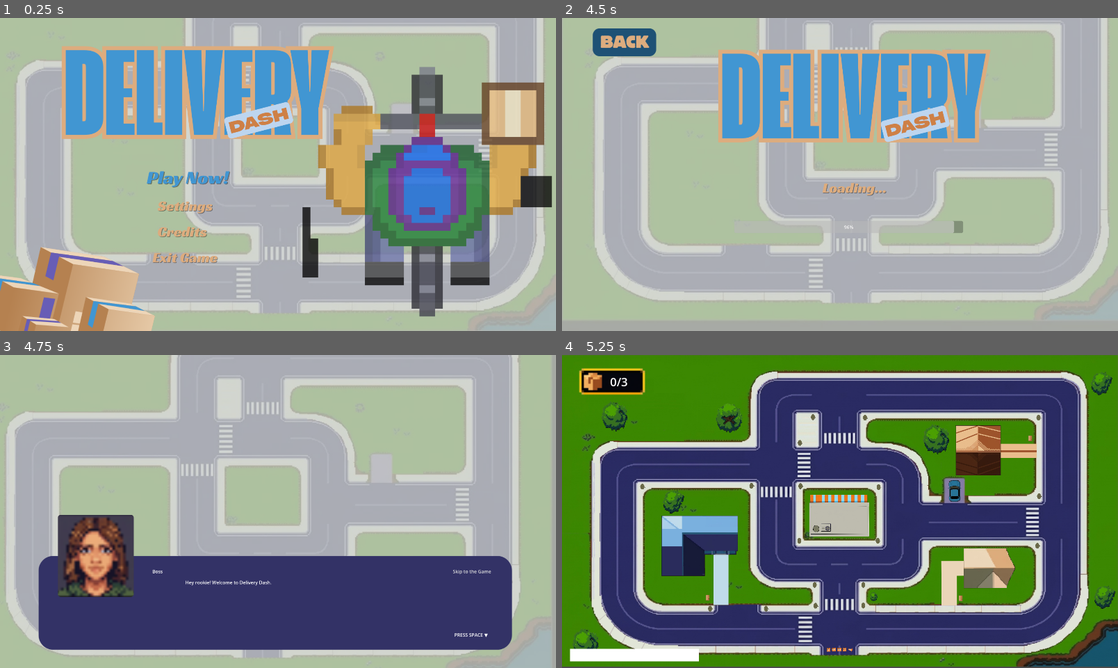
Above: before the commit, frames 1-4 (two rows, left to right).
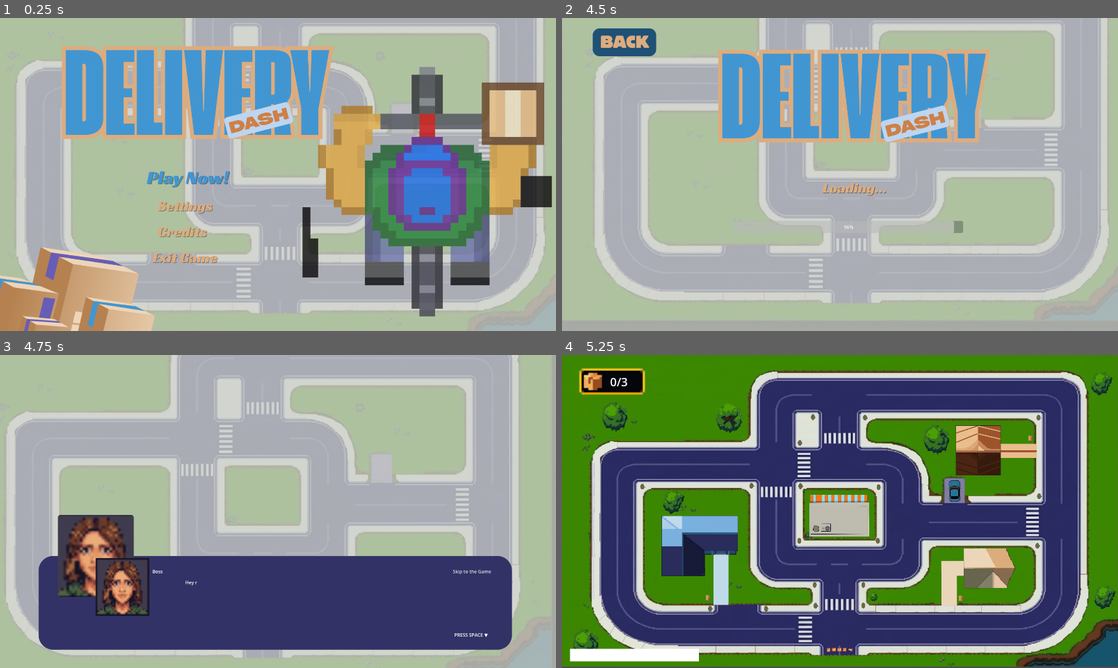
Above: after the commit, the same moments.

Repository: Wynteriall/DELIVERY-DASH
Game: Godot game, scene res://scenes/main_menu.tscn
Two runs of this game, one before a commit and one after it. Both use one fixed random seed, a clock stepped at 60 frames per second and the inputs below.
Inputs (mouse positions are in pixels of both pictures, inside the frame that each line leads up to):
- Up to frame 1 (0.25 s): no input
- Up to frame 2 (4.5 s): click (751, 180) at 0.5 s; click (623, 43) at 1.25 s; click (751, 180) at 2 s; tap Enter (ui_accept) at 2.75, 3.02, 3.05, 3.32, 3.6, 3.77, 4.07 s; move the mouse to (962, 158) at 2.77 s; hold E (interact) 2.78-3.53 s; click (962, 158) at 2.92 s; move the mouse to (728, 190) at 3.52 s; click (728, 190) at 3.67 s; tap E (interact) at 3.8 s; move the mouse to (895, 105) at 4.27 s; hold E (interact) from 4.28 s (still down); click (895, 105) at 4.42 s
- Up to frame 3 (4.75 s): keep holding E (interact); tap Enter (ui_accept) at 4.55 s
- Up to frame 4 (5.25 s): release E (interact) at 5 s; click "Skip to the Game" at 5 s

Frames 1-2 are identical in both runs. In frame 3, 1.7% of the frame differs, in the area x 17-49%, y 64-84%; in frame 4, nothing differs.
Error after the commit: Invalid call. Nonexistent function 'setvalue' in base 'ConfigFile'. (res://Game.gd:66)

Commit message:
Wire Game autoload: navigation via Game.goto_scene, persisted settings, intro per SPEC

Diff:
--- a/Game.gd
+++ b/Game.gd
@@ -68,7 +68,21 @@
 	config.setvalue("settings", "sfx", sfx_volume)
 	config.save("user://settings.cfg")
 
+func set_volume(bus: String, value: float) -> void:
+	match bus:
+		BUS_MASTER:
+			master_volume = value
+		BUS_MUSIC:
+			music_volume = value
+		BUS_SFX:
+			sfx_volume = value
+		_:
+			push_error("Unknown audio bus: %s" % bus)
+			return
+	_apply_audio_volumes()
+	save_settings()
+
 func _apply_audio_volumes() -> void:
-	AudioServer.set_bus_volume(AudioServer.get_bus_index(BUS_MASTER), master_volume)
-	AudioServer.set_bus_volume(AudioServer.get_bus_index(BUS_MUSIC), music_volume)
-	AudioServer.set_bus_volume(AudioServer.get_bus_index(BUS_SFX), sfx_volume)
+	AudioServer.set_bus_volume_db(AudioServer.get_bus_index(BUS_MASTER), linear_to_db(master_volume))
+	AudioServer.set_bus_volume_db(AudioServer.get_bus_index(BUS_MUSIC), linear_to_db(music_volume))
+	AudioServer.set_bus_volume_db(AudioServer.get_bus_index(BUS_SFX), linear_to_db(sfx_volume))
--- a/project.godot
+++ b/project.godot
@@ -14,6 +14,10 @@
 run/main_scene="uid://fmh13lgv56cc"
 config/features=PackedStringArray("4.7", "Forward Plus")
 config/icon="res://icon.svg"
+
+[autoload]
+
+Game="*res://Game.gd"
 
 [audio]
 
--- a/scenes/intro.tscn
+++ b/scenes/intro.tscn
@@ -1,6 +1,7 @@
 [gd_scene format=3 uid="uid://8a3dh3ffa6gu"]
 
 [ext_resource type="Texture2D" uid="uid://b0vxbcjx3xvk8" path="res://art/intro.png" id="1_ioskq"]
+[ext_resource type="Texture2D" uid="uid://35vj6pcbgv7r" path="res://art/boss.png" id="2_boss"]
 [ext_resource type="Script" uid="uid://31ypy2hbc8pc" path="res://scripts/intro.gd" id="1_yjqpq"]
 
 [node name="Intro" type="Control" unique_id=733728090]
@@ -32,6 +33,15 @@
 text = "Skip to the Game"
 flat = true
 
+[node name="Portrait" type="TextureRect" parent="." unique_id=1618816259]
+layout_mode = 0
+offset_left = 330.0
+offset_top = 700.0
+offset_right = 515.0
+offset_bottom = 900.0
+texture = ExtResource("2_boss")
+expand_mode = 1
+
 [node name="NameLabel" type="Label" parent="." unique_id=1538112229]
 layout_mode = 0
 offset_left = 526.0
--- a/scripts/intro.gd
+++ b/scripts/intro.gd
@@ -11,41 +11,57 @@
 ]
 
 var current_line = 0
+var _typing: Tween = null
+
+# Seconds per character for the typewriter effect
+const TYPE_SPEED := 0.03
 
 # Node References
 @onready var name_label = $NameLabel
 @onready var text_label = $TextLabel
 @onready var skip_button = $SkipButton
-@onready var press_space_label = $PressSpaceLabel # <-- NEW LABEL ADDED HERE
-
+@onready var press_space_label = $PressSpaceLabel
 
 func _ready():
 	skip_button.pressed.connect(_on_skip_pressed)
 	update_dialogue()
 
 func _input(event):
-	# 1. Listen for the Escape key (ui_cancel) to skip the whole scene
-	if event.is_action_pressed("ui_cancel"):
+	# Advance with click, E (interact), or Space (ui_accept). ESC is reserved for pause.
+	var advance := false
+	if event is InputEventMouseButton and event.pressed and event.button_index == MOUSE_BUTTON_LEFT:
+		advance = true
+	elif event.is_action_pressed("interact") or event.is_action_pressed("ui_accept"):
+		advance = true
+	if not advance:
+		return
+
+	# First press while typing completes the line; the next one advances
+	if _typing and _typing.is_running():
+		_typing.kill()
+		_typing = null
+		text_label.visible_ratio = 1.0
+		return
+
+	current_line += 1
+	if current_line < dialogue.size():
+		update_dialogue()
+	else:
 		start_game()
-
-	# 2. Listen for the Spacebar (ui_accept) to advance dialogue
-	if event.is_action_pressed("ui_accept"):
-		current_line += 1
-
-		# If there is more dialogue, load the next line
-		if current_line < dialogue.size():
-			update_dialogue()
-		else:
-			# If dialogue is over, go to the game scene
-			start_game()
 
 func update_dialogue():
 	var speaker_name = dialogue[current_line][0]
 	var speaker_text = dialogue[current_line][1]
 
 	name_label.text = speaker_name
+
+	# Typewriter effect
 	text_label.text = speaker_text
-
+	text_label.visible_ratio = 0.0
+	if _typing:
+		_typing.kill()
+	_typing = create_tween()
+	_typing.tween_property(text_label, "visible_ratio", 1.0, speaker_text.length() * TYPE_SPEED)
 
 	# Change the indicator text when the player reaches the final line
 	if current_line == dialogue.size() - 1:
@@ -58,4 +74,4 @@
 
 func start_game():
 	# Assumes your main game scene is saved as game.tscn
-	get_tree().change_scene_to_file("res://scenes/game.tscn")
+	Game.goto_scene("res://scenes/game.tscn")
--- a/scripts/loading_screen.gd
+++ b/scripts/loading_screen.gd
@@ -18,7 +18,7 @@
 	# Stop the timer so it doesn't accidentally change scenes in the background
 	load_timer.stop()
 	# Go back to the main menu (Make sure the spelling is exactly as it is in your FileSystem!)
-	get_tree().change_scene_to_file("res://scenes/main_menu.tscn")
+	Game.goto_scene("res://scenes/main_menu.tscn")
 
 func _on_timer_timeout():
 	# Add 2 to the progress bar every time the timer ticks (every 0.05 seconds)
--- a/scripts/main_menu.gd
+++ b/scripts/main_menu.gd
@@ -3,7 +3,6 @@
 # -- UI Node References --
 @onready var settings_panel = $SettingsPanel
 @onready var credits_panel = $CreditsPanel
-
 # -- Back Buttons --
 @onready var settings_back_btn = $SettingsPanel/SettingsBackButton
 @onready var credits_back_btn = $CreditsPanel/CreditsBackButton
@@ -21,9 +20,6 @@
 @onready var sfx_slider = $SettingsPanel/SfxSlider
 
 # -- Audio Bus Indices --
-var master_bus = AudioServer.get_bus_index("Master")
-var music_bus = AudioServer.get_bus_index("Music")
-var sfx_bus = AudioServer.get_bus_index("SFX")
 
 func _ready():
 	# 1. Connect Main Menu Buttons
@@ -41,15 +37,15 @@
 	music_slider.value_changed.connect(_on_music_value_changed)
 	sfx_slider.value_changed.connect(_on_sfx_value_changed)
 
-	# 4. Set sliders to match current system volume
-	master_slider.value = db_to_linear(AudioServer.get_bus_volume_db(master_bus))
-	music_slider.value = db_to_linear(AudioServer.get_bus_volume_db(music_bus))
-	sfx_slider.value = db_to_linear(AudioServer.get_bus_volume_db(sfx_bus))
+	# 4. Set sliders from persisted settings (Game autoload)
+	master_slider.value = Game.master_volume
+	music_slider.value = Game.music_volume
+	sfx_slider.value = Game.sfx_volume
 
 # --- BUTTON FUNCTIONS ---
 
 func _on_play_pressed():
-	get_tree().change_scene_to_file("res://scenes/loading_screen.tscn")
+	Game.goto_scene("res://scenes/loading_screen.tscn")
 
 func _on_settings_pressed():
 	settings_panel.visible = true
@@ -67,13 +63,13 @@
 	credits_panel.visible = false
 
 # --- SLIDER FUNCTIONS ---
-# linear_to_db converts the 0.0-1.0 slider value into decibels for Godot's audio engine
+# linear_to_db conversion happens inside Game.gd; the bus index lookup lives there too.
 
 func _on_master_value_changed(value):
-	AudioServer.set_bus_volume_db(master_bus, linear_to_db(value))
+	Game.set_volume("Master", value)
 
 func _on_music_value_changed(value):
-	AudioServer.set_bus_volume_db(music_bus, linear_to_db(value))
+	Game.set_volume("Music", value)
 
 func _on_sfx_value_changed(value):
-	AudioServer.set_bus_volume_db(sfx_bus, linear_to_db(value))
+	Game.set_volume("SFX", value)
